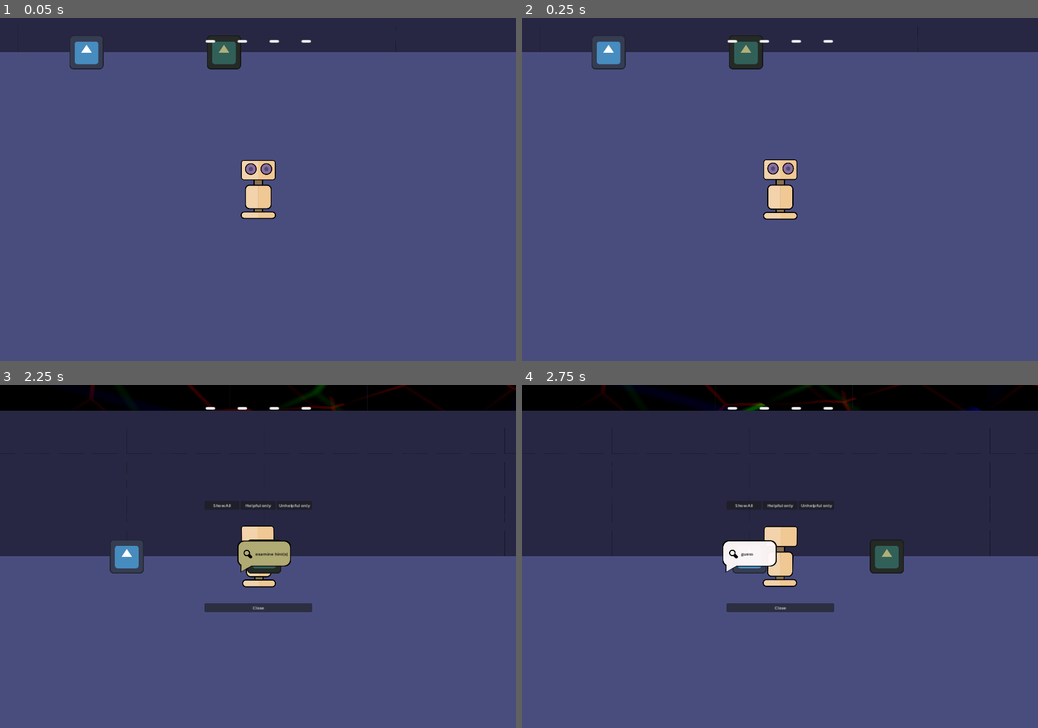
Above: before the commit, frames 1-4 (two rows, left to right).
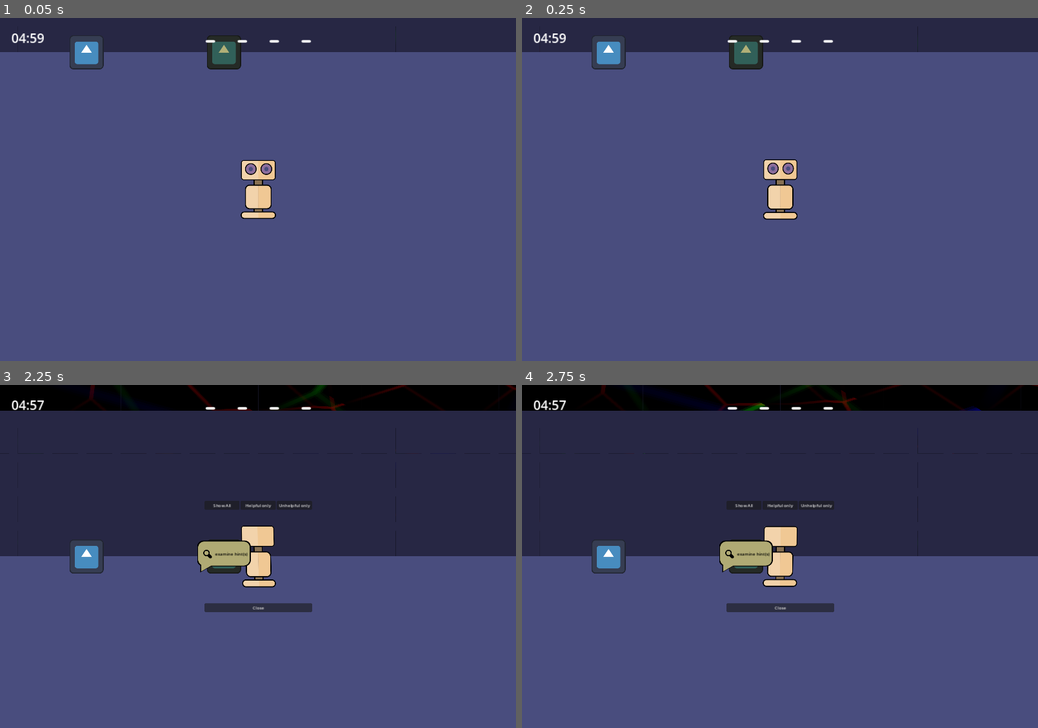
Above: after the commit, the same moments.

Repository: guladam/RememBlur
Game: Godot game, scene res://levels/level.tscn
The game is run twice, just before and just after one commit, with the same random seed, the same clock (stepped at 60 frames per second) and the same inputs. The engine's default icon, where the game draws it, is replaced by a stand-in: a white triangle on a blue panel in a dark square. Sound files missing from this copy of the repository are replaced by a short silence.
Inputs:
- Up to frame 1 (0.05 s): no input
- Up to frame 2 (0.25 s): no input
- Up to frame 3 (2.25 s): hold Space (interact) 0.53-1.28 s; hold W (up) 0.53-2.03 s; tap Space (interact) at 1.35 s; hold A (left) from 2.03 s (still down); hold Space (interact) from 2.03 s (still down)
- Up to frame 4 (2.75 s): keep holding A (left); keep holding Space (interact)

The runs differ from the first frame. In frame 1, 0.1% of the frame differs, in the area x 2-9%, y 4-8%; in frame 2, 0.1%; in frame 3, 2.7%, in the area x 2-98%, y 0-55%; in frame 4, 2.2%.

Commit message:
upgrade system up and running

Diff:
--- /dev/null
+++ b/global/utils.gd
@@ -0,0 +1,8 @@
+extends RefCounted
+class_name Utils
+
+
+static func seconds_to_mm_ss(time: float) -> String:
+	var minutes := time / 60.0
+	var seconds := fmod(time, 60.0)
+	return "%02d:%02d" % [minutes, seconds]
--- a/interactables/guesser/guesser.gd
+++ b/interactables/guesser/guesser.gd
@@ -4,6 +4,8 @@
 signal guessed_correctly
 signal guessed_incorrectly
 
+@export var game_state: GameState
+@export var player_stats: PlayerStats
 var _puzzle: Puzzle
 
 
@@ -13,6 +15,7 @@
 
 func _on_interactable_interacted(_player: Area2D) -> void:
 	show_guessing_screen.emit()
+	game_state.state = GameState.State.IN_UI
 
 
 func _on_guess_entered(guess: String) -> void:
@@ -21,4 +24,5 @@
 	if result:
 		guessed_correctly.emit()
 	else:
+		player_stats.health -= 1
 		guessed_incorrectly.emit()
--- a/interactables/guesser/guesser.tscn
+++ b/interactables/guesser/guesser.tscn
@@ -10,7 +10,7 @@
 radius = 102.0
 height = 234.0
 
-[node name="Guesser" type="Node2D" groups=["puzzle_receiver"]]
+[node name="Guesser" type="Node2D" groups=["puzzle_receiver", "stats_receiver"]]
 script = ExtResource("1_07d4o")
 
 [node name="Sprite2D" type="Sprite2D" parent="."]
--- a/interactables/guesser/guesser_ui.gd
+++ b/interactables/guesser/guesser_ui.gd
@@ -2,6 +2,7 @@
 
 signal guess_entered(guess: String)
 
+@export var game_state: GameState
 @onready var guess: LineEdit = %Guess
 @onready var letters: HBoxContainer = %Letters
 @onready var letter := preload("res://interactables/guesser/letter.tscn")
@@ -9,6 +10,11 @@
 var _puzzle: Puzzle
 var puzzle_length: int
 var typing_enabled := false
+
+
+func _unhandled_input(event: InputEvent) -> void:
+	if event.is_action_pressed("ui_cancel") and visible:
+		close()
 
 
 func setup(puzzle: Puzzle) -> void:
@@ -48,6 +54,11 @@
 		return
 
 	guess_entered.emit(guess.text)
+	close()
+
+
+func close() -> void:
+	game_state.state = GameState.State.PLAYING
 	hide()
 	typing_enabled = false
 
--- a/interactables/hint_examiner/all_hints_screen.gd
+++ b/interactables/hint_examiner/all_hints_screen.gd
@@ -1,9 +1,15 @@
 extends CenterContainer
 
-
+@export var game_state: GameState
 @onready var hints: VBoxContainer = %Hints
 @onready var hint_display := preload("res://interactables/hint_examiner/hint_display.tscn")
 var _puzzle: Puzzle
+
+
+func _unhandled_input(event: InputEvent) -> void:
+	if event.is_action_pressed("ui_cancel") and visible:
+		_on_close_pressed()
+
 
 func setup(p: Puzzle) -> void:
 	_puzzle = p
@@ -15,6 +21,7 @@
 
 
 func _on_close_pressed() -> void:
+	game_state.state = GameState.State.PLAYING
 	hide()
 
 
--- a/interactables/hint_examiner/hint_examiner.gd
+++ b/interactables/hint_examiner/hint_examiner.gd
@@ -4,6 +4,7 @@
 signal show_all_hints_screen
 
 
+@export var game_state: GameState
 var _puzzle: Puzzle
 
 
@@ -15,6 +16,8 @@
 	if not player or not player.has_method("has_box") or not player.has_method("get_box") or not player.has_method("use_box"):
 		return
 
+	game_state.state = GameState.State.IN_UI
+
 	if player.has_box():
 		var box: Box = player.get_box()
 		_puzzle.add_hint_as_seen(box.hint)
--- a/interactables/hint_examiner/latest_hint_screen.gd
+++ b/interactables/hint_examiner/latest_hint_screen.gd
@@ -6,7 +6,13 @@
 @onready var hint_display = preload("res://interactables/hint_examiner/hint_display.tscn")
 @onready var hint: Control = %Hint
 
+@export var game_state: GameState
 var _puzzle: Puzzle
+
+
+func _unhandled_input(event: InputEvent) -> void:
+	if event.is_action_pressed("ui_cancel") and visible:
+		_on_close_pressed()
 
 
 func setup(p: Puzzle) -> void:
@@ -27,6 +33,7 @@
 
 
 func _on_close_pressed() -> void:
+	game_state.state = GameState.State.PLAYING
 	hide()
 
 
--- a/interactables/hint_givers/hint_giver.gd
+++ b/interactables/hint_givers/hint_giver.gd
@@ -3,6 +3,7 @@
 
 
 @export var hints: Array[Hint]
+@export var player_stats: PlayerStats
 var cooldown: Timer
 var _puzzle: Puzzle
 
--- a/interactables/hint_givers/touch_hint_giver.gd
+++ b/interactables/hint_givers/touch_hint_giver.gd
@@ -1,11 +1,11 @@
 extends "res://interactables/hint_givers/hint_giver.gd"
 
 @onready var interactable: Area2D = $Interactable
-
+var base_cd: float
 
 func _ready() -> void:
 	cooldown = $Cooldown
-
+	base_cd = cooldown.wait_time
 
 # TODO do this properly
 func _process(_delta: float) -> void:
@@ -13,6 +13,10 @@
 		$Label.text = str(round(cooldown.time_left))
 	else:
 		$Label.text = ""
+
+
+func set_cooldown() -> void:
+	cooldown.wait_time = (base_cd - player_stats.touch_cd_bonus) * player_stats.get_multiplier(player_stats.touch_cd_multipliers, player_stats.SIGN.NEGATIVE)
 
 
 func _on_interactable_interacted(player: Area2D) -> void:
@@ -26,6 +30,7 @@
 	var h = get_hint()
 	if h:
 		player.take_box(h)
+		set_cooldown()
 		cooldown.start()
 		interactable.hide_popup()
 		interactable.turn_off()
--- a/interactables/hint_givers/touch_hint_giver.tscn
+++ b/interactables/hint_givers/touch_hint_giver.tscn
@@ -23,7 +23,7 @@
 radius = 89.0
 height = 214.0
 
-[node name="TouchHintGiver" type="Node2D" groups=["puzzle_receiver"]]
+[node name="TouchHintGiver" type="Node2D" groups=["puzzle_receiver", "stats_receiver"]]
 script = ExtResource("1_fhgug")
 hints = Array[Resource("res://hints/hint.gd")]([ExtResource("2_gynm6"), ExtResource("3_oere5"), ExtResource("4_sf1bj"), …(246 unchanged characters)…
 
--- /dev/null
+++ b/levels/game_state.gd
@@ -0,0 +1,9 @@
+extends Resource
+class_name GameState
+
+@export var state: State:
+	set(value):
+		state = value
+		emit_changed()
+
+enum State { PLAYING, IN_UI, PAUSED }
--- /dev/null
+++ b/levels/game_state.tres
@@ -0,0 +1,7 @@
+[gd_resource type="Resource" script_class="GameState" load_steps=2 format=3 uid="uid://dh3x1s6th3qwx"]
+
+[ext_resource type="Script" path="res://levels/game_state.gd" id="1_1g58j"]
+
+[resource]
+script = ExtResource("1_1g58j")
+state = 0
--- a/levels/level.gd
+++ b/levels/level.gd
@@ -1,15 +1,21 @@
 extends Node2D
 
+@export var time_limit: float
 @export var puzzle: Puzzle
+@export var game_state: GameState
+@export var player_stats: PlayerStats
 
 @onready var ui: CanvasLayer = $UI
 @onready var hint_examiner: Node2D = $HintExaminer
 @onready var guesser: Node2D = $Guesser
+@onready var level_timer: Timer = $LevelTimer
 
 
 func _ready() -> void:
 	puzzle.reset()
+	game_state.state = GameState.State.PLAYING
 	get_tree().call_group("puzzle_receiver", "setup", puzzle)
+	get_tree().call_group("stats_receiver", "set", "player_stats", player_stats)
 
 	hint_examiner.show_all_hints_screen.connect(ui.show_all_hints_screen)
 	hint_examiner.show_latest_hint_screen.connect(ui.show_latest_hint_screen)
@@ -17,3 +23,17 @@
 	guesser.show_guessing_screen.connect(ui.show_guesser_ui)
 	guesser.guessed_correctly.connect(ui.show_solution)
 	ui.guess_entered.connect(guesser._on_guess_entered)
+
+	ui.setup_time_left(level_timer)
+	level_timer.wait_time = get_time_with_bonus()
+	level_timer.start()
+	level_timer.timeout.connect(game_over)
+	player_stats.player_died.connect(game_over)
+
+
+func get_time_with_bonus() -> float:
+	return (time_limit + player_stats.time_bonus) * player_stats.get_multiplier(player_stats.time_multipliers, player_stats.SIGN.POSITIVE)
+
+
+func game_over() -> void:
+	print("lost")
--- a/levels/level.tscn
+++ b/levels/level.tscn
@@ -1,11 +1,12 @@
-[gd_scene load_steps=19 format=3 uid="uid://d3qvej762es6c"]
+[gd_scene load_steps=22 format=3 uid="uid://d3qvej762es6c"]
 
 [ext_resource type="Script" path="res://levels/level.gd" id="1_0xu8p"]
 [ext_resource type="Texture2D" uid="uid://dddky3d8w2h4l" path="res://levels/visuals/floor_tile.svg" id="1_lv850"]
 [ext_resource type="Resource" uid="uid://dd72ddquqou52" path="res://puzzles/animals/lion.tres" id="2_ongqh"]
 [ext_resource type="Texture2D" uid="uid://btqprofb1ln30" path="res://levels/visuals/wall_tile.png" id="2_sqesd"]
 [ext_resource type="PackedScene" uid="uid://sa16u6skxwxt" path="res://player/player.tscn" id="3_5vla8"]
-[ext_resource type="Shader" path="res://levels/level_background.gdshader" id="3_csofm"]
+[ext_resource type="Resource" uid="uid://bubc4po0y1ol8" path="res://stats/player_stats.tres" id="4_v6e78"]
+[ext_resource type="Resource" uid="uid://dh3x1s6th3qwx" path="res://levels/game_state.tres" id="6_p2gfj"]
 [ext_resource type="PackedScene" uid="uid://dns1ybse4vg1a" path="res://interactables/hint_examiner/hint_examiner.tscn" id="7_1cm8l"]
 [ext_resource type="PackedScene" uid="uid://3qxqdcpjgqix" path="res://interactables/guesser/guesser.tscn" id="8_eb060"]
 [ext_resource type="PackedScene" uid="uid://bt5s66j4no7ta" path="res://interactables/hint_examiner/latest_hint_screen.tscn" id="8_wvc2n"]
@@ -14,6 +15,8 @@
 [ext_resource type="PackedScene" uid="uid://cosp287ap0ox3" path="res://interactables/hint_examiner/all_hints_screen.tscn" id="10_jc0lw"]
 [ext_resource type="PackedScene" uid="uid://wfim02c132bf" path="res://interactables/guesser/puzzle_letters.tscn" id="11_vd0mw"]
 [ext_resource type="PackedScene" uid="uid://b3o2wkh3qrpvd" path="res://interactables/guesser/guesser_ui.tscn" id="13_x23yd"]
+[ext_resource type="PackedScene" uid="uid://be0ehq5ccgvj5" path="res://levels/time_left.tscn" id="14_3vhk0"]
+[ext_resource type="Shader" path="res://levels/visuals/level_background.gdshader" id="16_qhf86"]
 
 [sub_resource type="TileSetAtlasSource" id="TileSetAtlasSource_4i1xo"]
 texture = ExtResource("1_lv850")
@@ -74,7 +77,7 @@
 sources/5 = SubResource("TileSetAtlasSource_s77gy")
 
 [sub_resource type="ShaderMaterial" id="ShaderMaterial_oe07w"]
-shader = ExtResource("3_csofm")
+shader = ExtResource("16_qhf86")
 shader_parameter/pixel_size = Vector2(0.001, 0.001)
 shader_parameter/voronoi_scale = 20.0
 shader_parameter/voronoi_seed = 0.0
@@ -84,7 +87,10 @@
 
 [node name="Level" type="Node2D"]
 script = ExtResource("1_0xu8p")
+time_limit = 300.0
 puzzle = ExtResource("2_ongqh")
+game_state = ExtResource("6_p2gfj")
+player_stats = ExtResource("4_v6e78")
 
 [node name="TileMap" type="TileMap" parent="."]
 tile_set = SubResource("TileSet_pgikf")
@@ -118,23 +124,30 @@
 [node name="HintExaminer" parent="." instance=ExtResource("7_1cm8l")]
 modulate = Color(0.690196, 0.686275, 0.466667, 1)
 position = Vector2(640, 256)
+game_state = ExtResource("6_p2gfj")
 
 [node name="Guesser" parent="." instance=ExtResource("8_eb060")]
 position = Vector2(128, 256)
+game_state = ExtResource("6_p2gfj")
 
 [node name="UI" type="CanvasLayer" parent="."]
 script = ExtResource("8_xg5p3")
 
 [node name="LatestHintScreen" parent="UI" instance=ExtResource("8_wvc2n")]
 visible = false
+game_state = ExtResource("6_p2gfj")
 
 [node name="AllHintsScreen" parent="UI" instance=ExtResource("10_jc0lw")]
 visible = false
+game_state = ExtResource("6_p2gfj")
 
 [node name="PuzzleLetters" parent="UI" instance=ExtResource("11_vd0mw")]
 
 [node name="GuesserUI" parent="UI" instance=ExtResource("13_x23yd")]
 visible = false
+game_state = ExtResource("6_p2gfj")
+
+[node name="TimeLeft" parent="UI" instance=ExtResource("14_3vhk0")]
 
 [node name="BackgroundLayer" type="CanvasLayer" parent="."]
 layer = -1
@@ -146,3 +159,6 @@
 offset_right = 3840.0
 offset_bottom = 2160.0
 metadata/_edit_lock_ = true
+
+[node name="LevelTimer" type="Timer" parent="."]
+one_shot = true
--- a/levels/level_ui.gd
+++ b/levels/level_ui.gd
@@ -6,11 +6,16 @@
 @onready var all_hints_screen: CenterContainer = $AllHintsScreen
 @onready var puzzle_letters: Control = $PuzzleLetters
 @onready var guesser_ui: CenterContainer = $GuesserUI
+@onready var time_left: MarginContainer = $TimeLeft
 
 
 func _ready() -> void:
 	latest_hint_screen.switch_to_all_hints_screen.connect(show_all_hints_screen)
 	guesser_ui.guess_entered.connect(func(guess: String): guess_entered.emit(guess))
+
+
+func setup_time_left(timer: Timer) -> void:
+	time_left.setup(timer)
 
 
 func show_latest_hint_screen(hint: Hint) -> void:
--- /dev/null
+++ b/levels/time_left.gd
@@ -0,0 +1,14 @@
+extends MarginContainer
+
+
+@onready var label: Label = $Label
+var timer: Timer
+
+
+func setup(_timer: Timer) -> void:
+	timer = _timer
+
+
+func _process(_delta: float) -> void:
+	if timer:
+		label.text = Utils.seconds_to_mm_ss(timer.time_left)
--- /dev/null
+++ b/levels/time_left.tscn
@@ -0,0 +1,17 @@
+[gd_scene load_steps=2 format=3 uid="uid://be0ehq5ccgvj5"]
+
+[ext_resource type="Script" path="res://levels/time_left.gd" id="1_u8q63"]
+
+[node name="TimeLeft" type="MarginContainer"]
+offset_right = 40.0
+offset_bottom = 40.0
+theme_override_constants/margin_left = 40
+theme_override_constants/margin_top = 40
+script = ExtResource("1_u8q63")
+
+[node name="Label" type="Label" parent="."]
+layout_mode = 2
+theme_override_font_sizes/font_size = 48
+text = "00:00"
+horizontal_alignment = 1
+vertical_alignment = 1
--- a/player/player.gd
+++ b/player/player.gd
@@ -1,6 +1,8 @@
 extends CharacterBody2D
 
 @export var speed := 600
+@export var game_state: GameState
+@export var player_stats: PlayerStats
 
 @onready var sprites := {
 	"front": preload("res://player/roboguy.png"),
@@ -12,12 +14,19 @@
 
 
 func _physics_process(_delta: float) -> void:
+	if game_state and game_state.state != GameState.State.PLAYING:
+		return
+
 	var h_direction := Input.get_axis("left", "right")
 	var v_direction := Input.get_axis("up", "down")
-	velocity = Vector2(h_direction, v_direction).normalized() * speed
+	velocity = Vector2(h_direction, v_direction).normalized() * get_speed()
 	update_sprite()
 	play_animation()
 	move_and_slide()
+
+
+func get_speed() -> float:
+	return (speed + player_stats.move_speed_bonus) * player_stats.get_multiplier(player_stats.move_speed_multipliers, player_stats.SIGN.POSITIVE)
 
 
 func update_sprite() -> void:
--- a/player/player.tscn
+++ b/player/player.tscn
@@ -1,7 +1,8 @@
-[gd_scene load_steps=11 format=3 uid="uid://sa16u6skxwxt"]
+[gd_scene load_steps=12 format=3 uid="uid://sa16u6skxwxt"]
 
 [ext_resource type="Script" path="res://player/player.gd" id="1_bcs0f"]
 [ext_resource type="Texture2D" uid="uid://4vxnp8ndb2ns" path="res://player/roboguy.png" id="1_w1p63"]
+[ext_resource type="Resource" uid="uid://dh3x1s6th3qwx" path="res://levels/game_state.tres" id="2_rubtw"]
 [ext_resource type="PackedScene" uid="uid://cwvsipish1o44" path="res://player/box/box.tscn" id="3_i0y45"]
 [ext_resource type="Script" path="res://player/player_interaction.gd" id="4_nq3b0"]
 
@@ -105,10 +106,11 @@
 radius = 132.0
 height = 368.0
 
-[node name="Player" type="CharacterBody2D"]
+[node name="Player" type="CharacterBody2D" groups=["stats_receiver"]]
 collision_layer = 2
 script = ExtResource("1_bcs0f")
 speed = 750
+game_state = ExtResource("2_rubtw")
 
 [node name="Sprite2D" type="Sprite2D" parent="."]
 texture = ExtResource("1_w1p63")
--- /dev/null
+++ b/stats/default_player_stats.tres
@@ -0,0 +1,12 @@
+[gd_resource type="Resource" script_class="PlayerStats" load_steps=2 format=3 uid="uid://b54sd07pwxseo"]
+
+[ext_resource type="Script" path="res://stats/player_stats.gd" id="1_ku81f"]
+
+[resource]
+script = ExtResource("1_ku81f")
+health = 3
+max_health = 3
+move_speed_bonus = 0
+move_speed_multiplier = Array[float]([])
+sight_cd_bonus = 0
+sight_cd_multiplier = Array[float]([])
--- /dev/null
+++ b/stats/player_stats.gd
@@ -0,0 +1,59 @@
+extends Resource
+class_name PlayerStats
+
+signal player_died
+signal health_changed
+signal max_health_changed
+
+enum SIGN { NEGATIVE, POSITIVE }
+
+@export_group("Health")
+@export var health := 3:
+	set(value):
+		if health != value:
+			health_changed.emit()
+
+		health = value
+
+		if health <= 0:
+			player_died.emit()
+
+@export var max_health := 3:
+	set(value):
+		if max_health != value:
+			max_health_changed.emit()
+			self.health += 1
+		max_health = value
+
+@export_group("Movement")
+@export var move_speed_bonus := 0
+@export var move_speed_multipliers: Array[float]
+
+@export_group("Time Bonuses")
+@export var time_bonus := 0
+@export var time_multipliers: Array[float]
+
+@export_group("Sense Cooldowns")
+@export var universal_cd_bonus := 0
+@export var universal_cd_multipliers: Array[float]
+@export var sight_cd_bonus := 0
+@export var sight_cd_multipliers: Array[float]
+@export var hearing_cd_bonus := 0
+@export var hearing_cd_multipliers: Array[float]
+@export var smell_cd_bonus := 0
+@export var smell_cd_multipliers: Array[float]
+@export var taste_cd_bonus := 0
+@export var taste_cd_multipliers: Array[float]
+@export var touch_cd_bonus := 0
+@export var touch_cd_multipliers: Array[float]
+
+@export_group("Unlockables")
+@export var blood_donation := false
+
+
+func get_multiplier(values: Array[float], _sign: SIGN) -> float:
+	if values.is_empty():
+		return 1.0
+
+	var s := 1 if _sign == SIGN.POSITIVE else -1
+	return 1.0 + s * values.reduce(func(accum, number): return accum + number)
--- /dev/null
+++ b/stats/player_stats.tres
@@ -0,0 +1,25 @@
+[gd_resource type="Resource" script_class="PlayerStats" load_steps=2 format=3 uid="uid://bubc4po0y1ol8"]
+
+[ext_resource type="Script" path="res://stats/player_stats.gd" id="1_lofj2"]
+
+[resource]
+script = ExtResource("1_lofj2")
+health = 3
+max_health = 3
+move_speed_bonus = 0
+move_speed_multipliers = Array[float]([])
+time_bonus = 0
+time_multipliers = Array[float]([])
+universal_cd_bonus = 0
+universal_cd_multipliers = Array[float]([])
+sight_cd_bonus = 0
+sight_cd_multipliers = Array[float]([])
+hearing_cd_bonus = 0
+hearing_cd_multipliers = Array[float]([])
+smell_cd_bonus = 0
+smell_cd_multipliers = Array[float]([])
+taste_cd_bonus = 0
+taste_cd_multipliers = Array[float]([])
+touch_cd_bonus = 0
+touch_cd_multipliers = Array[float]([])
+blood_donation = false
Renamed: levels/level_background.gdshader -> levels/visuals/level_background.gdshader
